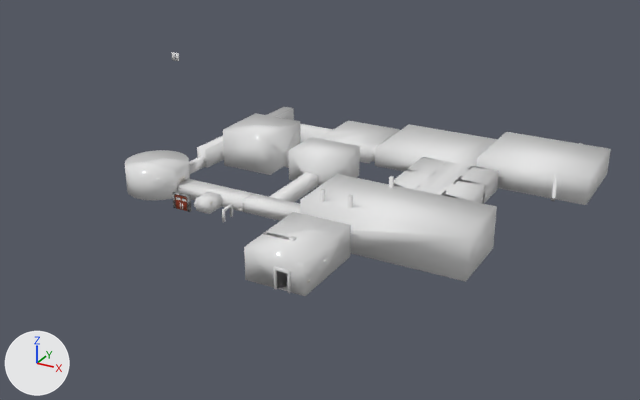
Two versions of the FBX model Assets/Scenes/Asylum.fbx, one commit apart.
Camera for both pictures: a 50 mm lens placed at (127.4, -175.0, 93.5), pointed at (28.3, 5.3, 3.4). The axes (+X, +Y, +Z) are drawn at lower left. The lights are the same throughout. Where no turn or scale is listed for an object, it has been applied to the vertices.

The scene before the commit, as lines of its bpy script (objects in view):
```python
me_cube_001 = bpy.data.meshes.new('Cube_001')
me_cube_001.from_pydata(...)  # 40 vertices, 51 faces; spans x -12.5..8.9, y -11.4..-1.1, z -2.4..1.7
# faces by material slot: [38, 12, 1]
me_cube_001.materials.append(mat_material__wall1_png)  # its picture is missing
me_cube_001.materials.append(mat_material__whitefloor_png)  # picture img_floor_online__jpg
me_cube_001.materials.append(mat_material__ceiling_online__jpg)  # its picture is missing
me_cube_002 = bpy.data.meshes.new('Cube_002')
me_cube_002.from_pydata(...)  # 10 vertices, 5 faces; spans x -1.9..1.9, y -6.1..13.2, z -1.7..1.7
# faces by material slot: [4, 1]
me_cube_002.materials.append(mat_material__wall1_png)  # its picture is missing
me_cube_002.materials.append(mat_material__whitefloor_png)  # picture img_floor_online__jpg
me_cube_039 = bpy.data.meshes.new('Cube_039')
me_cube_039.from_pydata(...)  # 20 vertices, 26 faces; spans x -7.7..7.7, y -10.6..10.6, z -8.7..-0.6
# faces by material slot: [2, 16, 8]
me_cube_039.materials.append(mat_unnamed)  # white #e7e7e7
me_cube_039.materials.append(mat_none__wall1_png)  # its picture is missing
me_cube_039.materials.append(mat_none__bumpy_white_plastic_texture_jpg)  # its picture is missing
ob_cube_001 = bpy.data.objects.new('Cube_001', me_cube_001)
ob_cube_001.location = (0.0, 5.3, 0.0)
ob_cube_002 = bpy.data.objects.new('Cube_002', me_cube_002)
ob_cube_002.location = (15.6, 10.3, 0.0)
ob_cube_039 = bpy.data.objects.new('Cube_039', me_cube_039)
ob_cube_039.location = (36.8, -20.2, 6.8)
# also in view: 'Cylinder_001' at (-20.4, 1.3, 2.2); 'Cube_041' at (50.5, 28.1, 0.9); 'Cube_005' at (51.3, 0.5, 3.6); 'Cube_014' at (-5.8, 34.0, 3.3); 'Cube_047' at (70.3, 59.3, 1.9)
```
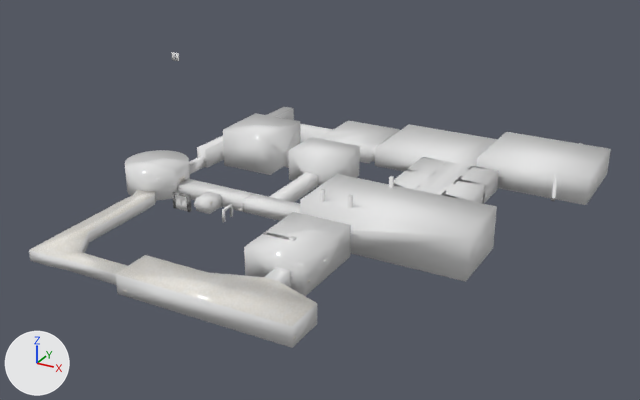
Where the change shows, as pixel boxes (x1, y1, x2, y2) in the pictures (640 x 400 px):
'Cube_066', added: after (29, 190, 317, 348)
    faces in mat_none__plastic1_jpg (picture img_plastic1_jpg): (30, 190, 317, 326)
    faces in mat_none__wall1_png (its picture is missing): (29, 192, 317, 348)

The edits, one by one:
Mesh me_cube_066 is new.
It has 48 vertices, 45 faces and spans x -57.8..15.4, y -29.2..14.7, z -8.7..-3.8.
Faces by material slot: [25, 11, 9].
It uses material mat_none__wall1_png (its picture is missing).
It uses material mat_none__bumpy_white_plastic_texture_jpg (its picture is missing).
It uses material mat_none__plastic1_jpg (picture img_plastic1_jpg).
Object 'Cube_066' (ob_cube_066) is new; it shows me_cube_066.
Its location is (36.8, -20.2, 6.8).
